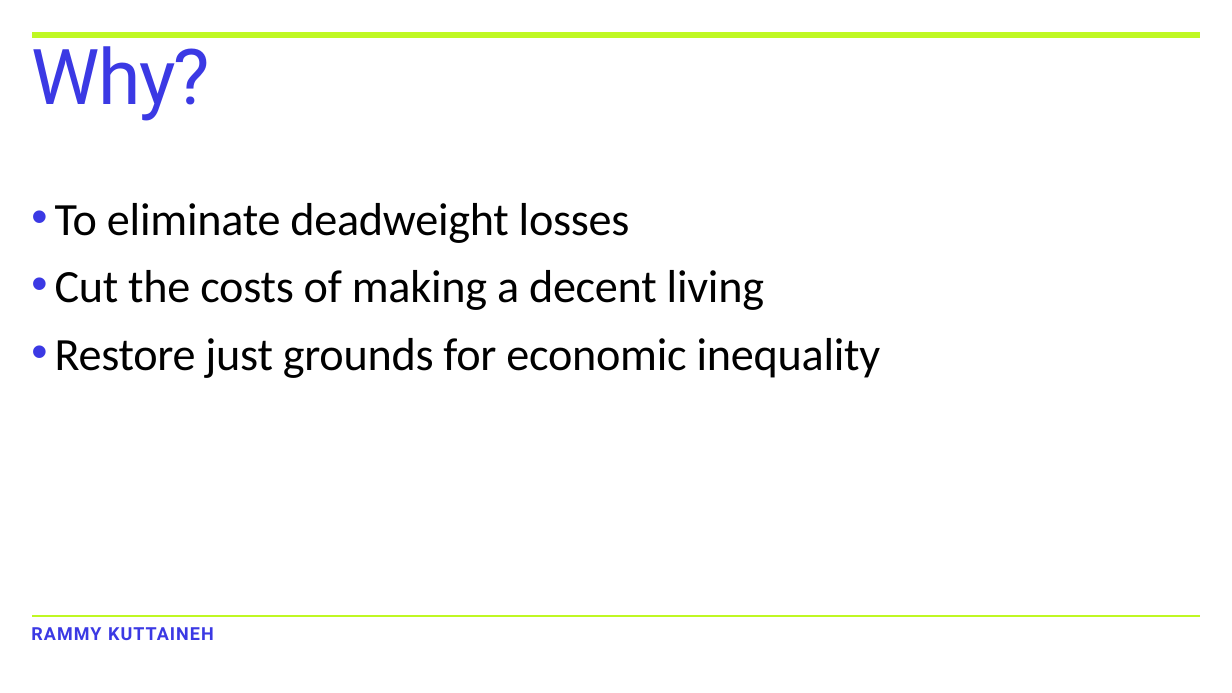
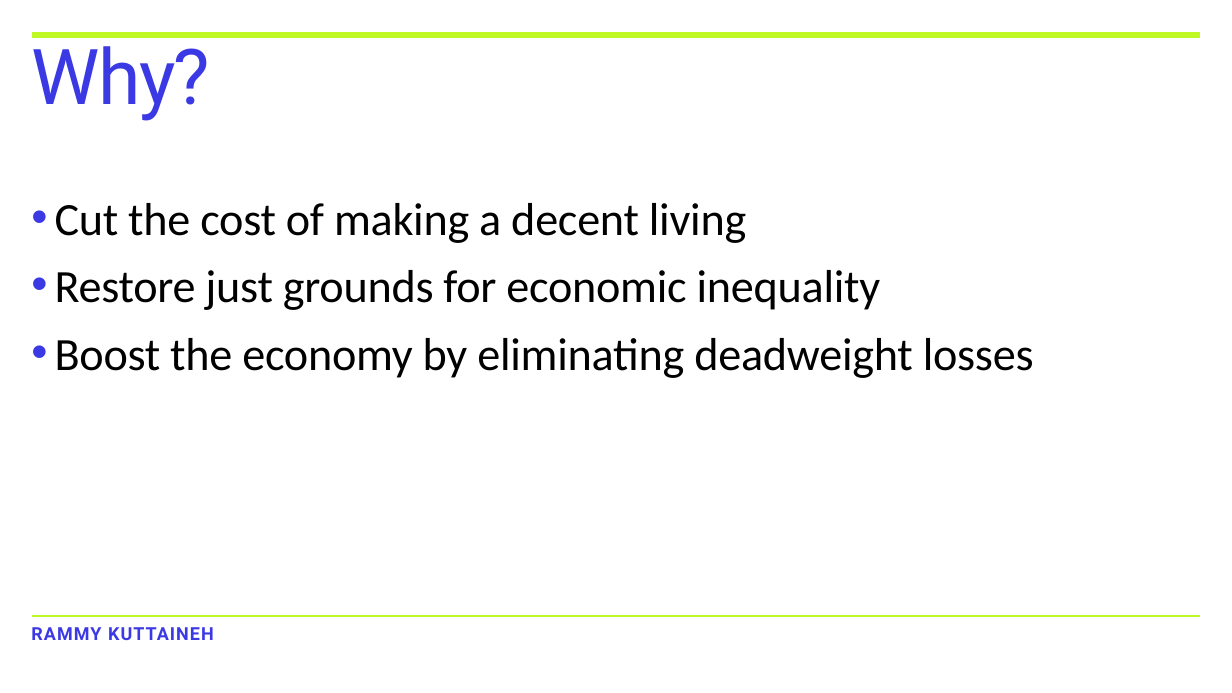
Before and after one commit to kuttaineh/unititle, a slide deck: slide 9 of TRANSITION.ppsx. Drawn at 1232x693 pixels with LibreOffice and Linux fonts; fonts in the diff are those of the drawing. Boxes give left, top, right and bottom in pixels: in the first picture for what was removed or moved away, otherwise in the second. Text is boxed around its words. In the diff, an @@ line names an element or a change of style, - is before the commit and + after.

Commit message:
Add files via upload
Updated three reasons in final slide (slide 9)

```diff
--- a/TRANSITION.ppsx
+++ b/TRANSITION.ppsx
@@ text at <box>55,203,746,243</box>: text changed @@
-• To eliminate deadweight losses
-• Cut the costs of making a decent living
+• Cut the cost of making a decent living
@@ text at <box>55,338,1034,378</box>: paragraph added @@
+• Boost the economy by eliminating deadweight losses
```
Also in this commit, not shown: 1 other slide changed.
